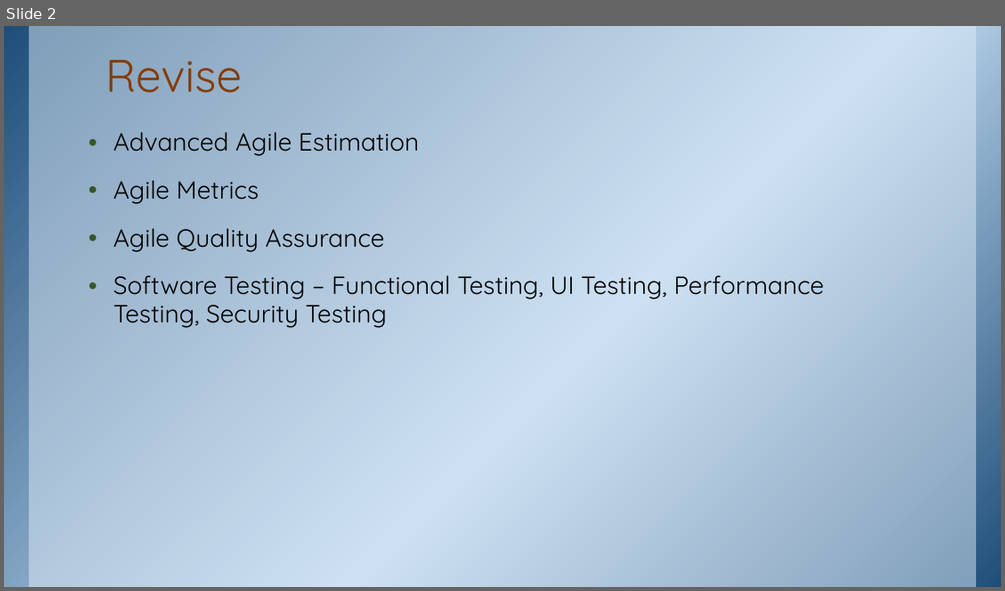
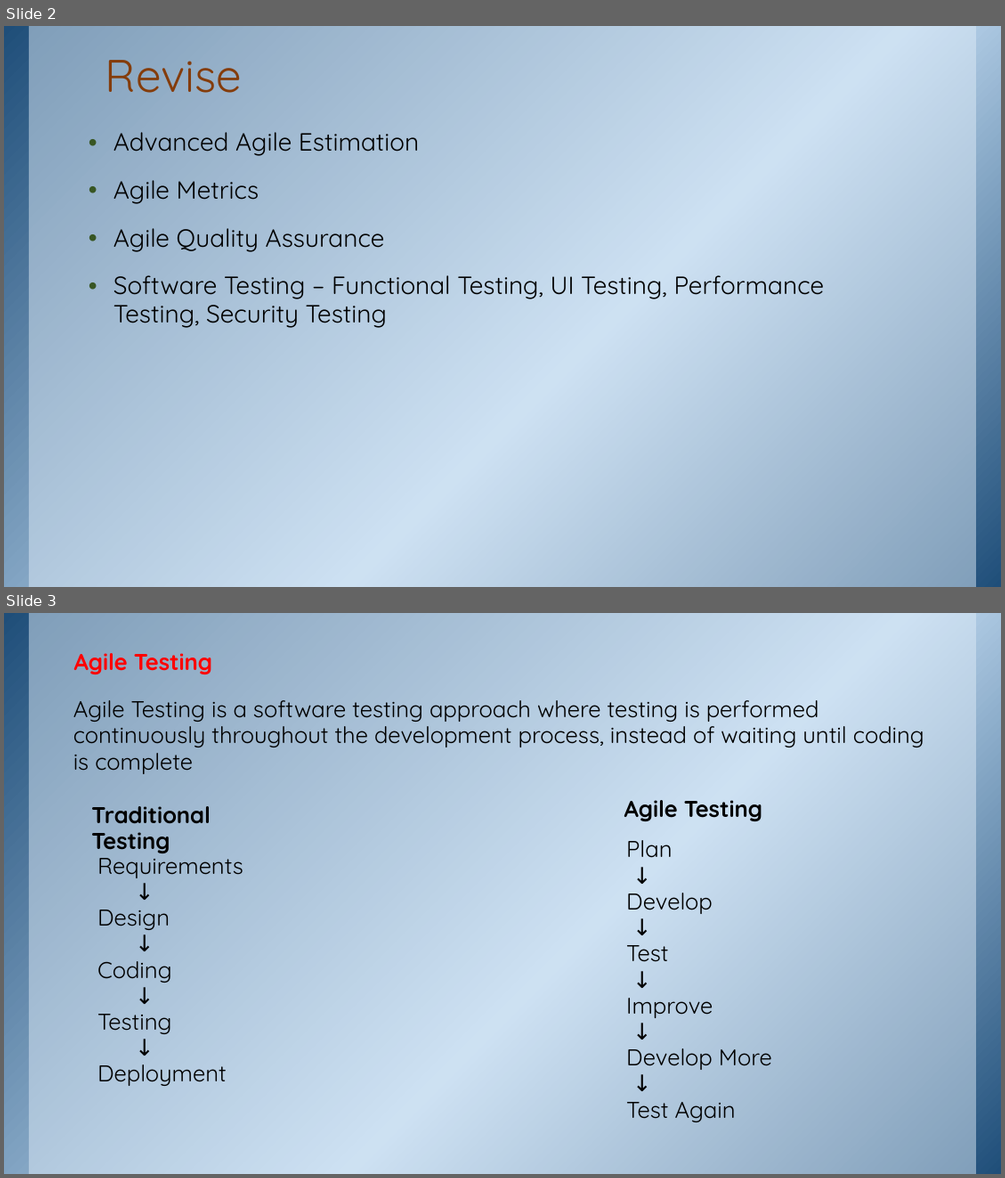
Before and after one commit to ketkiinamdar/IGCOE, a slide deck: TE - Lecture-8-4Aug2026.pptx. Shown one above the other, each under a label of ours: slide 2 before the commit, slides 2 and 3 after it. The pictures are 1005x591 and 1005x1178 pixels, drawn with LibreOffice and Linux fonts; fonts in the diff are those of the drawing; background and template pictures are left out. Boxes give left, top, right and bottom in pixels: in the first picture for what was removed or moved away, otherwise in the second. Text is boxed around its words. In the diff, an @@ line names an element or a change of style, - is before the commit and + after.

```diff
--- a/TE - Lecture-8-4Aug2026.pptx
+++ b/TE - Lecture-8-4Aug2026.pptx
@@ slide 3 added at bbox=[4, 613, 1001, 1174], background picture (left out); not listed: 2 template elements that a slide beside it also shows @@
@@ text added at bbox=[74, 653, 212, 674], 22 pt, text #FF0000, bold @@
+Agile Testing
@@ text added at bbox=[73, 700, 924, 774], 22 pt, text #000000 @@
+Agile Testing is a software testing approach where testing is performed continuously throughout the development process, instead of waiting until coding is complete
@@ text added at bbox=[91, 806, 210, 853], 22 pt, text #000000, bold @@
+Traditional Testing
@@ text added at bbox=[624, 800, 762, 821], 22 pt, text #000000, bold @@
+Agile Testing
@@ text added at bbox=[97, 850, 243, 1086], 22 pt, text #000000 @@
+Requirements
+↓
+Design
+↓
+Coding
+↓
+Testing
+↓
+Deployment
@@ text added at bbox=[626, 840, 772, 1122], 22 pt, text #000000 @@
+Plan
+↓
+Develop
+↓
+Test
+↓
+Improve
+↓
+Develop More
+↓
+Test Again
```
Also in this commit, not shown: 1 slide changed, 16 other slides added, 1 slide removed, 1 other file.
